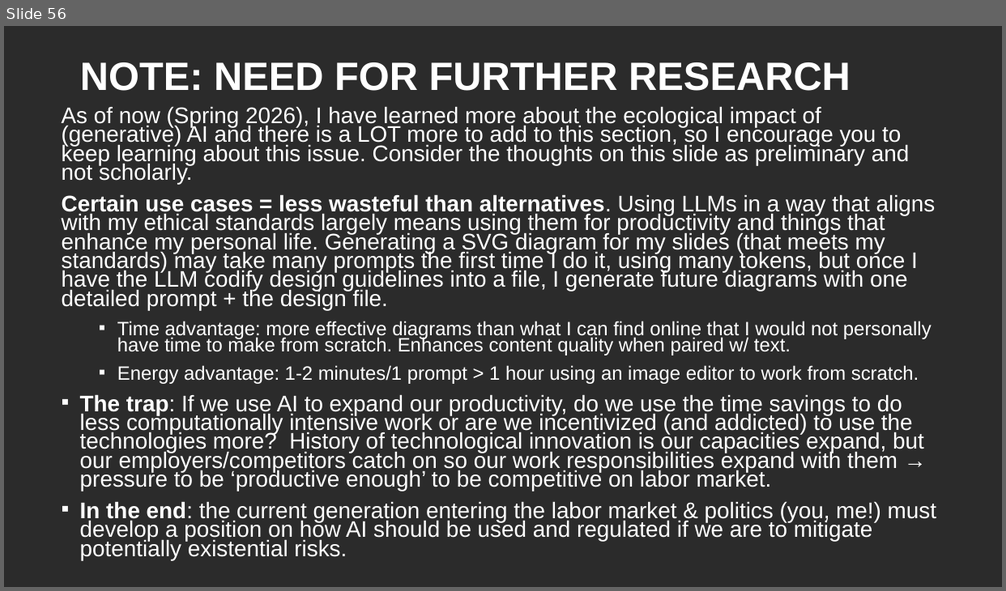
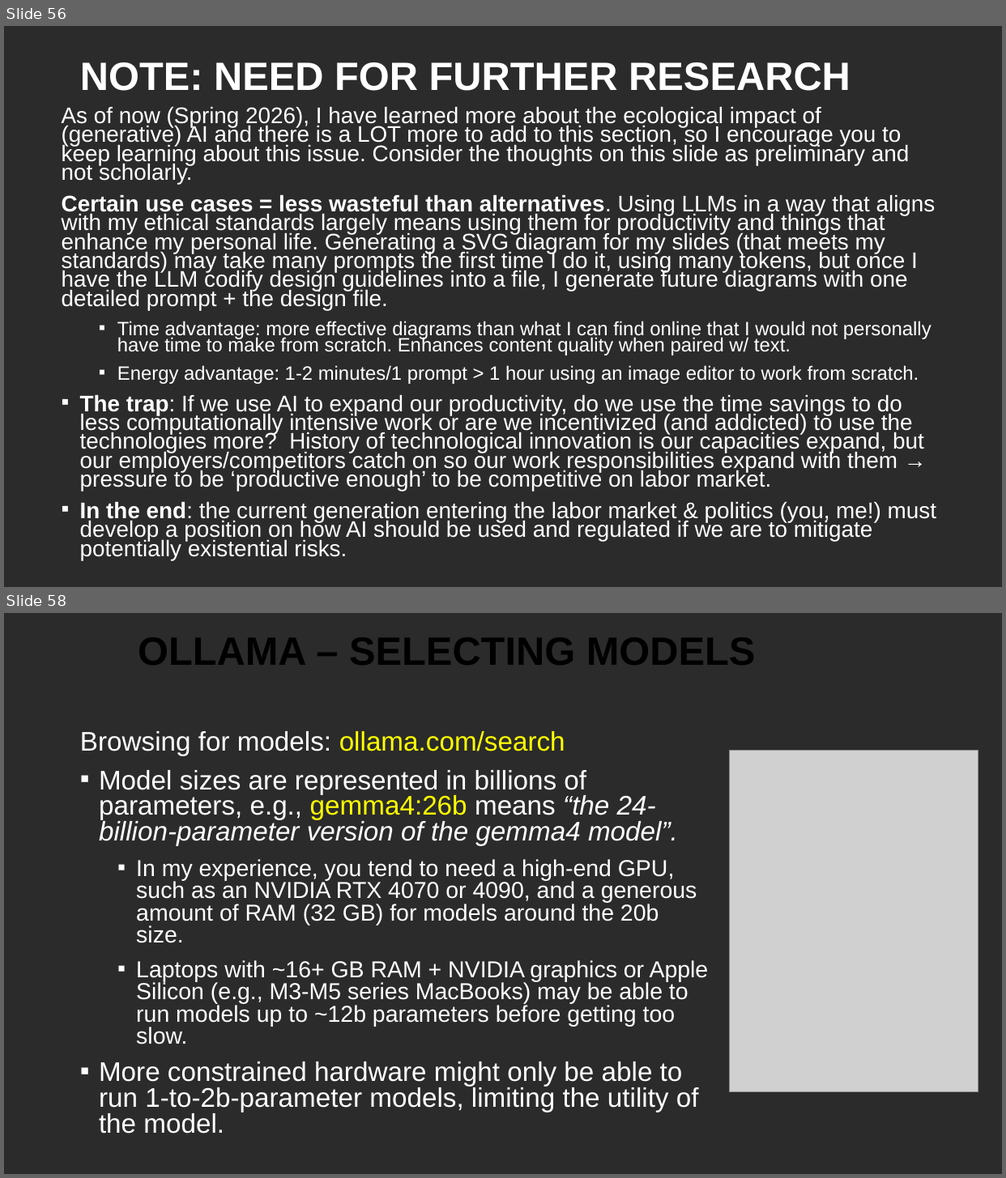
Before and after one commit to CSCI-1100/class_resources_public, a slide deck: downloads/ai_ml_slides.pptx. Shown one above the other, each under a label of ours: slide 56 before the commit, slides 56 and 58 after it; the slides between them are not shown. The pictures are 1006x591 and 1006x1178 pixels, drawn with LibreOffice and Linux fonts; fonts in the diff are those of the drawing; grey boxes stand for pictures; background and template pictures are left out; a plain dark background stands for a picture behind light text. Boxes give left, top, right and bottom in pixels: in the first picture for what was removed or moved away, otherwise in the second. Text is boxed around its words. In the diff, an @@ line names an element or a change of style, - is before the commit and + after.

Commit message:
Added ollama slides, more alt text, grammar fixes to slides

```diff
--- a/downloads/ai_ml_slides.pptx
+++ b/downloads/ai_ml_slides.pptx
@@ slide 58 added at (x1=4, y1=613, x2=1002, y2=1174), background picture (left out) @@
@@ title added at (x1=138, y1=637, x2=756, y2=665), 38 pt, text #000000, bold @@
+OLLAMA – SELECTING MODELS
@@ text added at (x1=80, y1=731, x2=709, y2=1134), 22.2 pt, text #FFFFFF @@
+Browsing for models: ollama.com/search
+▪ Model sizes are represented in billions of parameters, e.g., gemma4:26b means “the 24-billion-parameter version of the gemma4 model”.
+  ▪ In my experience, you tend to need a high-end GPU, such as an NVIDIA RTX 4070 or 4090, and a generous amount of RAM (32 GB) for models around the 20b size.
+  ▪ Laptops with ~16+ GB RAM + NVIDIA graphics or Apple Silicon (e.g., M3-M5 series MacBooks) may be able to run models up to ~12b parameters before getting too slow.
+▪ More constrained hardware might only be able to run 1-to-2b-parameter models, limiting the utility of the model.
@@ picture added at (x1=730, y1=750, x2=978, y2=1093) @@
```
Also in this commit, not shown: 5 slides changed, 2 other slides added, 1 other file.
